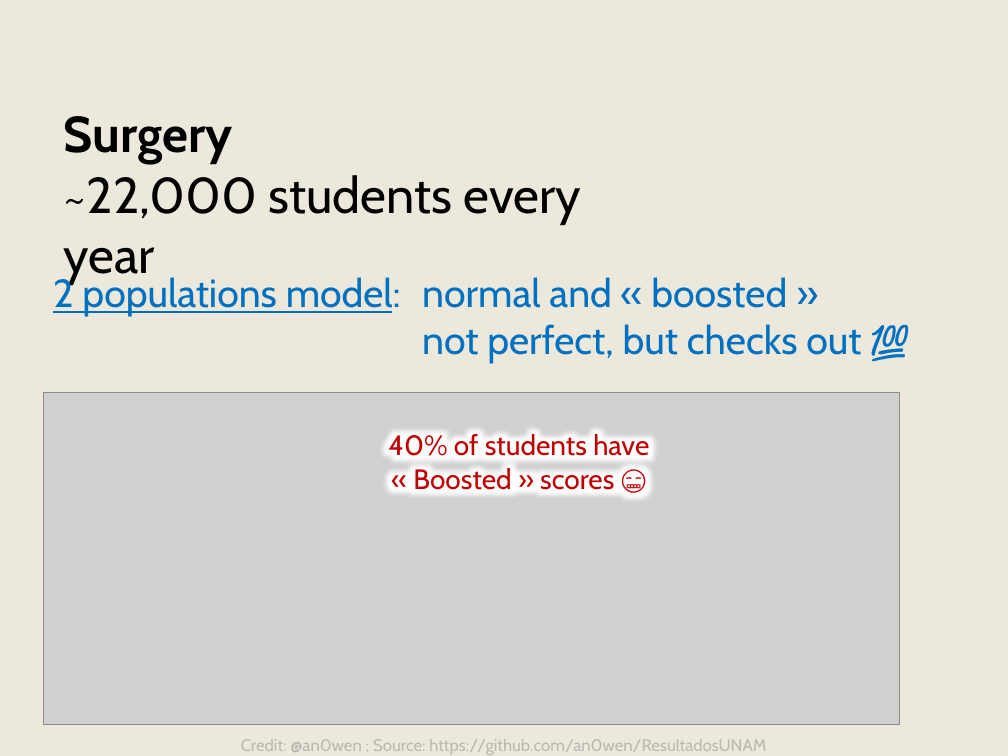
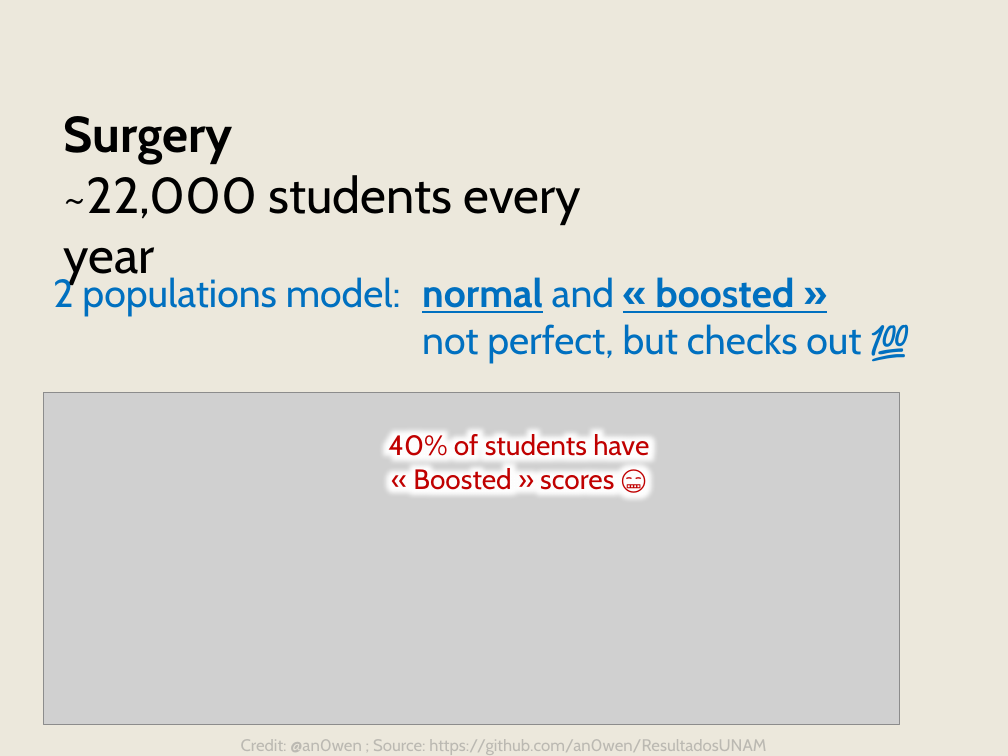
Before and after one commit to agn3si/ResultadosUNAM---data, a slide deck: slide 5 of analysis/percentage-atypical/presentation/presentation.pptx. Drawn at 1008x756 pixels with LibreOffice and Linux fonts; fonts in the diff are those of the drawing; grey boxes stand for pictures. Boxes give left, top, right and bottom in pixels: in the first picture for what was removed or moved away, otherwise in the second. Text is boxed around its words. In the diff, an @@ line names an element or a change of style, - is before the commit and + after.

```diff
--- a/analysis/percentage-atypical/presentation/presentation.pptx
+++ b/analysis/percentage-atypical/presentation/presentation.pptx
@@ text "2 populations model:" at (53, 274, 401, 317): underline off @@
@@ text at (422, 277, 794, 313): bold on, underline on in "normal « boosted »" @@
```
Also in this commit, not shown: 5 other slides changed, 10 other files.
